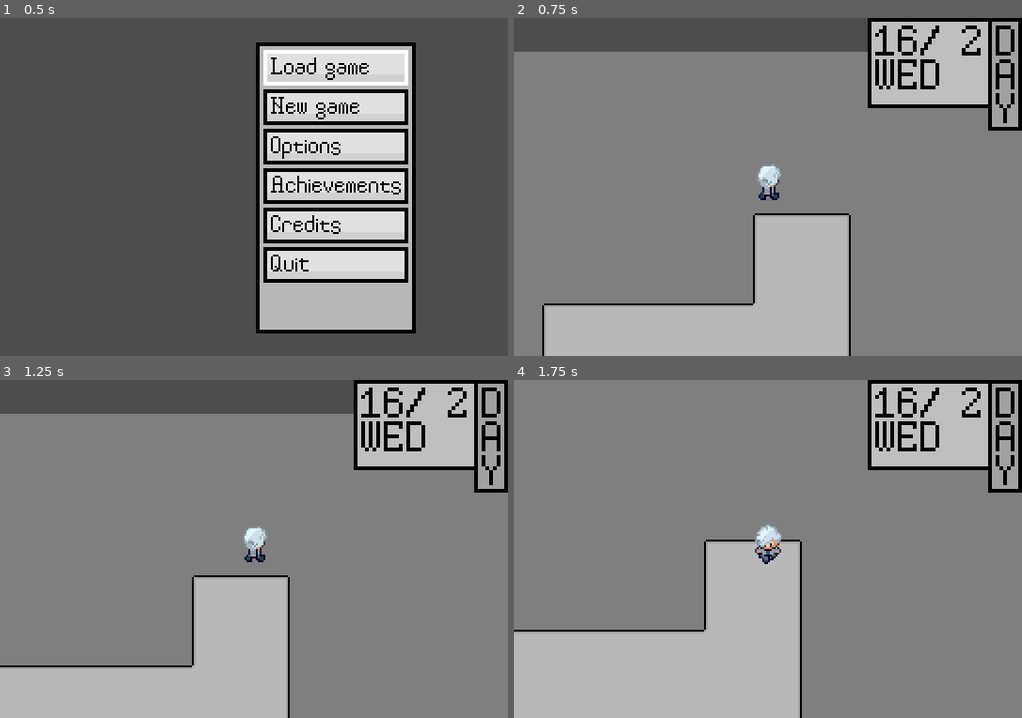
Above: before the commit, frames 1-4 (two rows, left to right).
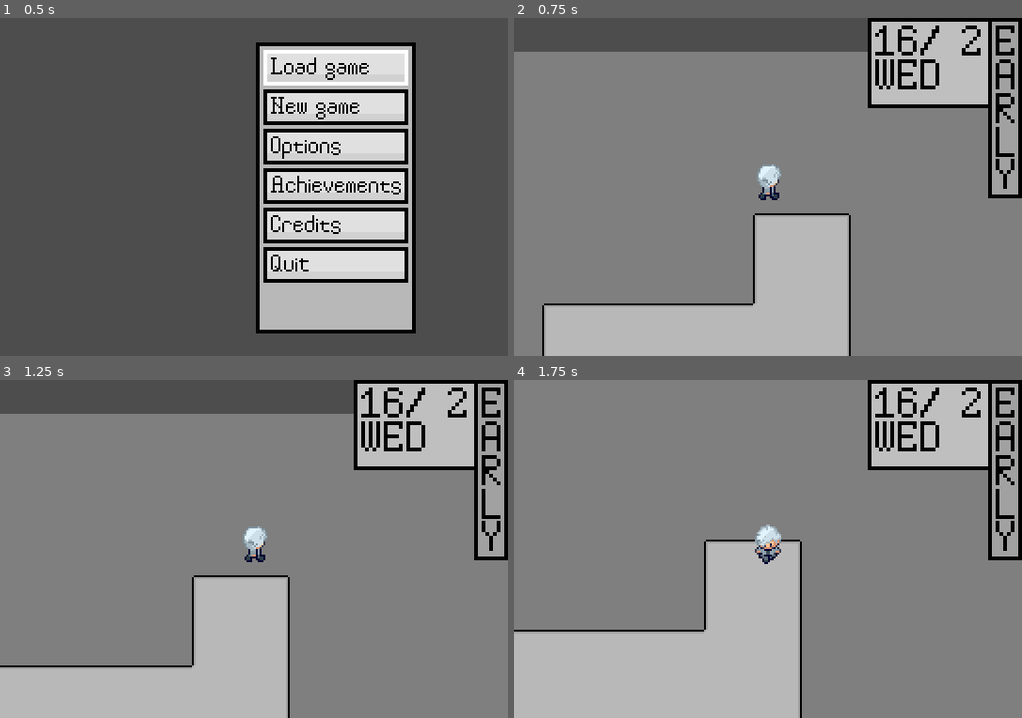
Above: after the commit, the same moments.

Repository: Elvin-Smile/Apellations-Persona
Game: Godot game, scene res://0z_Scenes/main.tscn
Two runs of this game, one before a commit and one after it. Both use one fixed random seed, a clock stepped at 60 frames per second and the inputs below.
Inputs:
- Up to frame 1 (0.5 s): no input
- Up to frame 2 (0.75 s): tap Enter at 0.5 s; hold D (Right) from 0.53 s (still down); tap J (Confirm) at 0.6 s
- Up to frame 3 (1.25 s): keep holding D (Right)
- Up to frame 4 (1.75 s): release D (Right) at 1.28 s; hold S (Down) from 1.28 s (still down); tap J (Confirm) at 1.35 s

Frame 1 is identical in both runs. In frame 2, 1.6% of the frame differs, in the area x 93-100%, y 2-54%; in frame 3, 1.6%; in frame 4, 1.6%.

Commit message:
Par promjena

Diff:
--- a/0z_Scenes/marko_v01.tscn
+++ b/0z_Scenes/marko_v01.tscn
@@ -66,7 +66,7 @@
 tracks/0/loop_wrap = true
 tracks/0/keys = {
 "times": PackedFloat32Array(0),
-"transitions": PackedFloat32Array(1),
+"transitions": PackedFloat32Array(1.000001),
 "update": 1,
 "values": [10]
 }
@@ -183,7 +183,6 @@
 libraries = {
 &"": SubResource("AnimationLibrary_sje15")
 }
-autoplay = "idle_down"
 script = ExtResource("3_jkqyi")
 
 [node name="Smalcelj" type="Node2D" parent="."]
--- a/0z_Scripts/global_var.gd
+++ b/0z_Scripts/global_var.gd
@@ -1,9 +1,9 @@
 extends Node
 
 const tile_size : int = 16;
-const time_names : Array = ["mornin", "day", "night"];
+const time_names : Array = ["early", "day", "night"];
 const day_names_short : Array = ["???", "MON", "TUE", "WED", "THU", "FRI", "SAT", "SUN"];
 var current_month : int = 2;
 var current_date : int = 16;
-var current_time : int = 1;
+var current_time : int = 0;
 var current_day : int = 3;
--- a/0z_Scripts/marko.gd
+++ b/0z_Scripts/marko.gd
@@ -2,10 +2,15 @@
 @onready var jan : AnimationPlayer = $Jan;
 @onready var cutura : TextMaker = $Lovro/Cutura;
 @onready var gabric : Sprite2D = $Lovro/Gabric;
+@onready var petrikovic : Sprite2D = $Petrikovic;
 
 const animation_list : Array = ["_up", "_down", "_left", "_right"];
 
 func _ready():
+	super._ready();
+	petrikovic.frame = mpg.current_animation*3+1;
+	if (petrikovic.frame == 1): petrikovic.frame = 4;
+	elif (petrikovic.frame == 4): petrikovic.frame = 1;
 	update_clock(cutura, gabric);
 
 func _on_standing(dirc: int) -> void:
--- /dev/null
+++ b/0z_Scripts/marko_global_var.gd
@@ -0,0 +1,5 @@
+extends Node
+
+var coordinate : Vector2 = Vector2.ZERO;
+var current_animation = 1;
+var goal : Vector2 = Vector2.ZERO;
--- a/accomplice_guy_class.gd
+++ b/accomplice_guy_class.gd
@@ -7,35 +7,40 @@
 
 const pixel_speed : int = 1;
 const movement_delay : int = 5;
-var coordinate : Vector2 = Vector2.ZERO;
-var goal : Vector2 = Vector2.ZERO;
 var movement : Vector2 = Vector2.ZERO;
 var delta_movement_time = movement_delay;
 var moving : bool = false;
 var huh : bool = false;
-var current_animation = 1;
 
 func _ready():
-	pass;
+	mpg.coordinate = mpg.goal;
+	position = mpg.coordinate;
 
-#preraditi sve!!!!!!!
 
 func _process(_delta):
 	super._process(_delta);
-	if ((position == goal) and (delta_movement_time >= movement_delay)):
-		goal.y += Input.get_axis("Up", "Down")*gv.tile_size;
+
+	if (Input.is_action_just_pressed("Menu")):
+		if (moving):
+			mpg.coordinate = mpg.goal;
+			position = mpg.goal;
+		get_tree().change_scene_to_file("res://0z_Scenes/pause_menu.tscn");
+
+	if ((position == mpg.goal) and (delta_movement_time >= movement_delay)):
+		mpg.goal.y += Input.get_axis("Up", "Down")*gv.tile_size;
+		print(mpg.goal.y);
 		movement.x = 0; movement.y = Input.get_axis("Up", "Down")*pixel_speed;
 		moving = true;
 		if (movement.y):
-			current_animation = 0.5+movement.y*0.5;
-			walking.emit(current_animation);
-	if ((position == goal) and (delta_movement_time >= movement_delay)):
-		goal.x += Input.get_axis("Left", "Right")*gv.tile_size;
+			mpg.current_animation = 0.5+movement.y*0.5;
+			walking.emit(mpg.current_animation);
+	if ((position == mpg.goal) and (delta_movement_time >= movement_delay)):
+		mpg.goal.x += Input.get_axis("Left", "Right")*gv.tile_size;
 		movement.x = Input.get_axis("Left", "Right")*pixel_speed; movement.y = 0;
 		moving = true;
 		if (movement.x):
-			current_animation = 2.5+movement.x*0.5;
-			walking.emit(current_animation);
+			mpg.current_animation = 2.5+movement.x*0.5;
+			walking.emit(mpg.current_animation);
 
 func _physics_process(_delta):
 	huh = moving;
@@ -45,9 +50,11 @@
 
 	if (huh): delta_movement_time += 1;
 	if (huh): position += movement;
-	if (position == goal):
+	if (position == mpg.goal):
 		if (moving):
 			delta_movement_time = 0;
-			standing.emit(current_animation);
+			standing.emit(mpg.current_animation);
+
 		moving = false;
 		movement = Vector2.ZERO;
+		mpg.coordinate = position;
--- a/guy_class.gd
+++ b/guy_class.gd
@@ -6,8 +6,7 @@
 var date_to_print : String = "";
 
 func _process(_delta):
-	if (Input.is_action_just_pressed("Menu")):
-		get_tree().change_scene_to_file("res://0z_Scenes/pause_menu.tscn");
+	pass;
 
 func update_clock(maker : TextMaker, spriter : Sprite2D):
 	spriter.texture = load("res://UI/"+gv.time_names[gv.current_time]+"_v00.png");
--- a/option_list_class.gd
+++ b/option_list_class.gd
@@ -12,7 +12,6 @@
 	get_child(0).show();
 	for i in range(1, button_num):
 		get_child(i).hide();
-	print(button_num);
 
 func _process(_delta):
 	#pointer selekcija
--- a/project.godot
+++ b/project.godot
@@ -19,6 +19,7 @@
 
 gv="*res://0z_Scripts/global_var.gd"
 tm="*res://text_maker_class.gd"
+mpg="*res://0z_Scripts/marko_global_var.gd"
 
 [display]
 
--- a/text_maker_class.gd
+++ b/text_maker_class.gd
@@ -3,6 +3,7 @@
 class_name TextMaker
 
 
+const layer_number : int = 10;
 const letter_path : String = "res://Fonts/";
 const space_size : Dictionary = {
 	"Basic" : 1,
@@ -26,6 +27,10 @@
 var current_word : int = 0;
 var last_one : String = " ";
 
+func _ready():
+	for i in range(0, layer_number):
+		add_child(Node2D.new());
+
 func make_text(text : String = "", font : String = "", start_position : Vector2 = Vector2.ZERO, end_position : Vector2 = Vector2(200, 200), index : int = 0, zvalue : int = 0):
 	#zamijeni child s novim
 	remove_child(get_child(index));
@@ -37,9 +42,7 @@
 	#dobiva word length
 	for i in text:
 		if ((i == " ") or (i == "~")):
-			print("trenutna duljina je ", trenutna_duljina);
 			word_size.append(trenutna_duljina);
-			print("array je", word_size);
 			trenutna_duljina = 0;
 		else:
 			letter_sprite_path = letter_path+font+"/"+i+".png";
Not shown, added: 0z_Scripts/marko_global_var.gd.uid
Binary file added: UI/early_v00.png
Not shown, added: UI/early_v00.png.import
